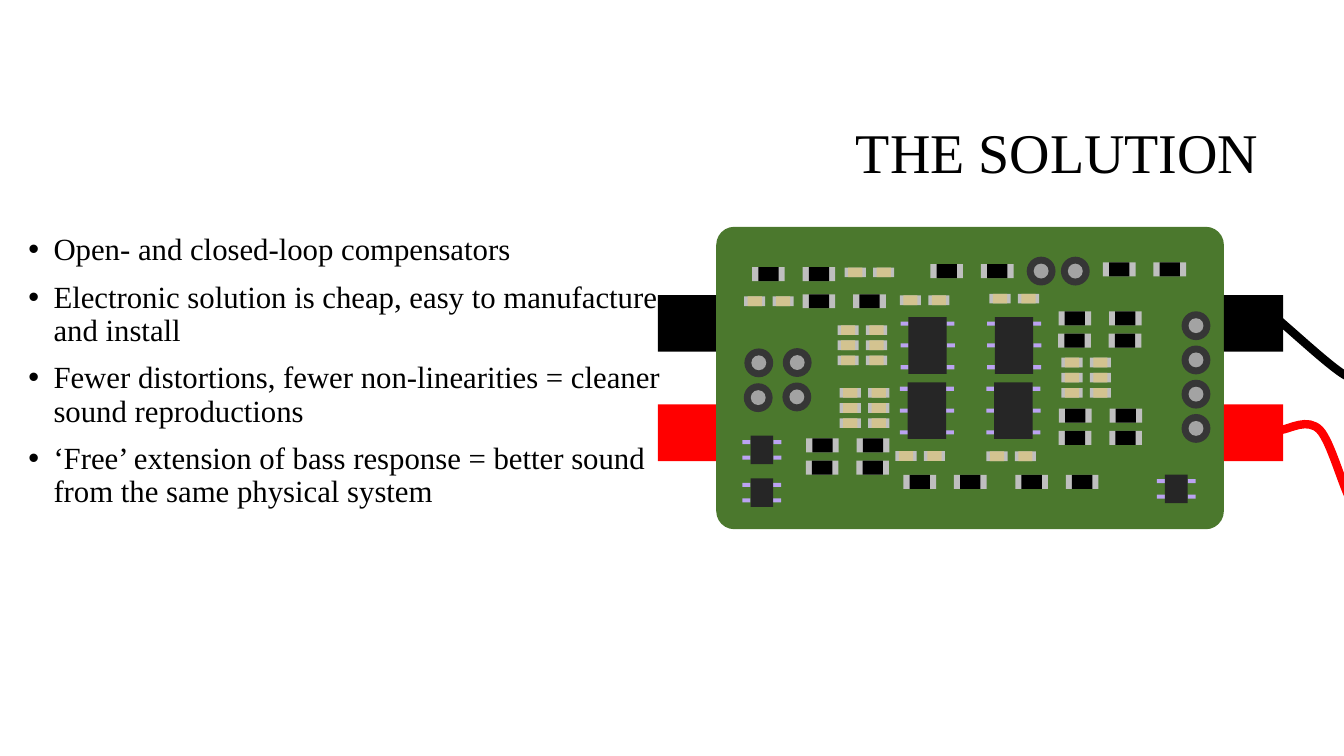
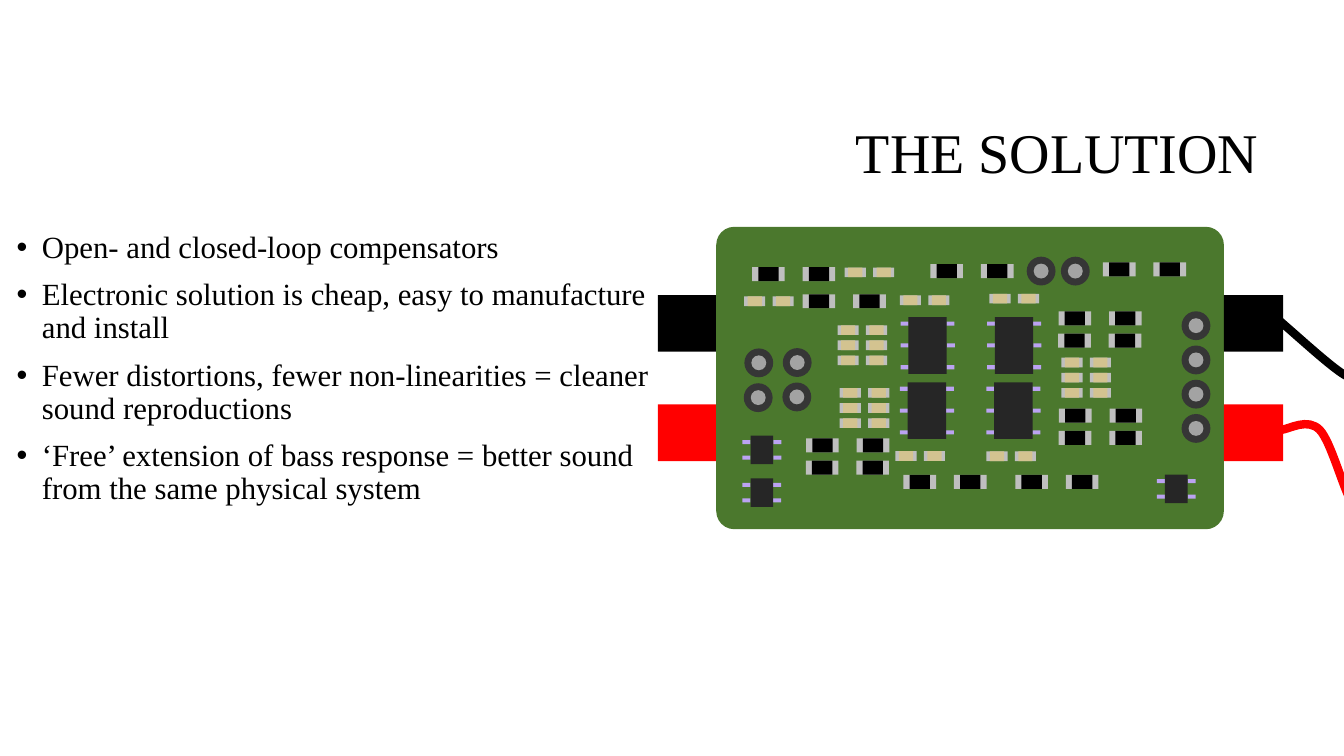
Before and after one commit to spez1998/3rd-year-project, a slide deck: slide 10 of Deliverables/2ndMarkerViva/viva_presentation.pptx. Drawn at 1344x756 pixels with LibreOffice and Linux fonts; fonts in the diff are those of the drawing; background and template pictures are left out. Boxes give left, top, right and bottom in pixels: in the first picture for what was removed or moved away, otherwise in the second. Text is boxed around its words. In the diff, an @@ line names an element or a change of style, - is before the commit and + after.

```diff
--- a/Deliverables/2ndMarkerViva/viva_presentation.pptx
+++ b/Deliverables/2ndMarkerViva/viva_presentation.pptx
@@ text "Open- and closed-loop compensators": place and size @@
-text "Open- and closed-loop compensators" at bbox=[54, 238, 660, 508]
+text "Open- and closed-loop compensators" at bbox=[42, 236, 648, 506]
```
Also in this commit, not shown: 3 other slides changed, 1 slide added, 2 slides removed.
